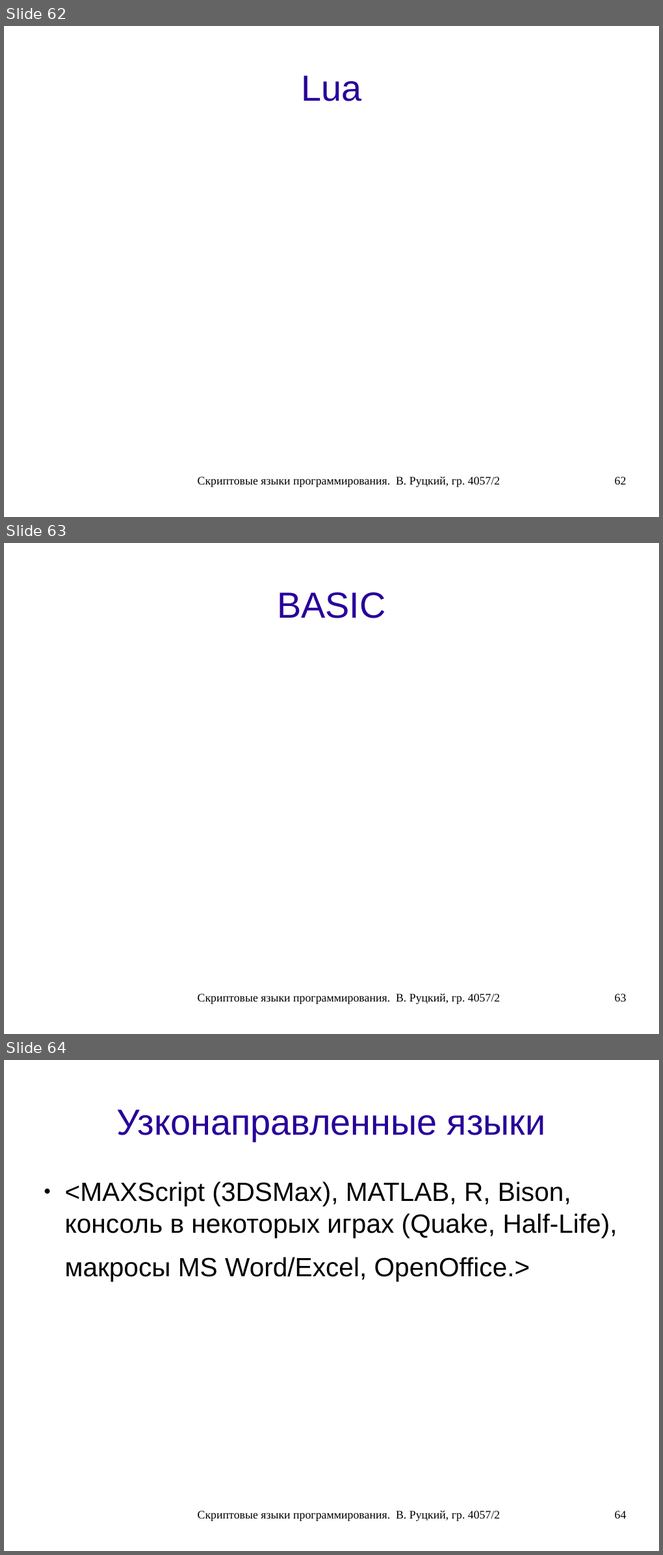
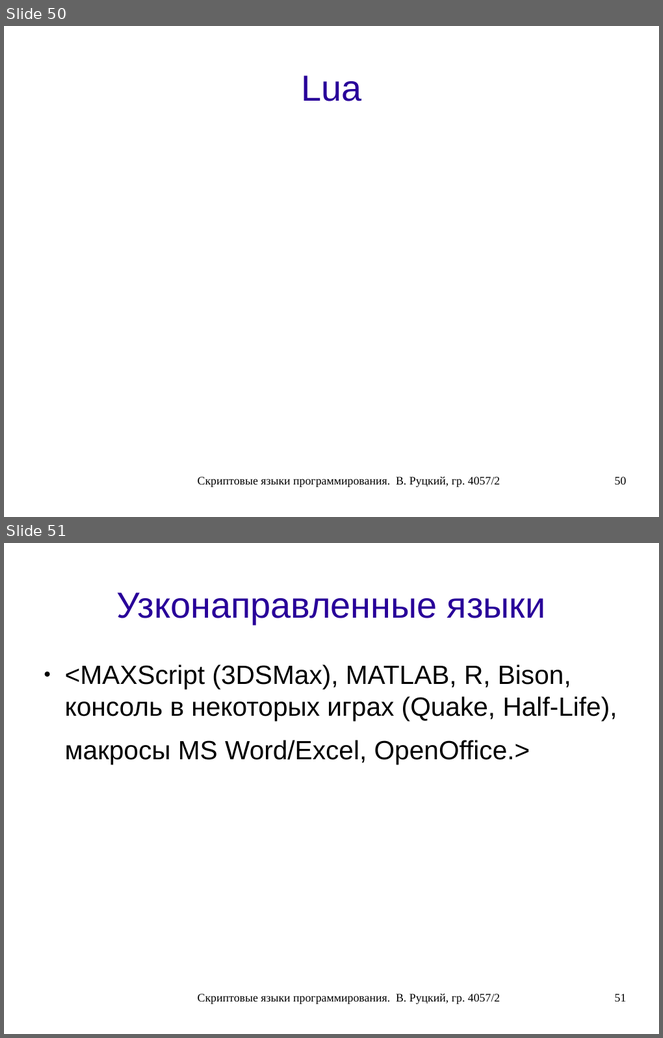
Before and after one commit to rutsky/semester07, a slide deck: Operation_systems/scripting_languages/40572_Rutsky_Scripting_languages.odp. Shown one above the other, each under a label of ours: slides 62, 63 and 64 before the commit, slides 50 and 51 after it. The pictures are 663x1555 and 663x1038 pixels, drawn with LibreOffice and Linux fonts; fonts in the diff are those of the drawing. Boxes give left, top, right and bottom in pixels: in the first picture for what was removed or moved away, otherwise in the second. Text is boxed around its words. In the diff, an @@ line names an element or a change of style, - is before the commit and + after.

```diff
--- a/Operation_systems/scripting_languages/40572_Rutsky_Scripting_languages.odp
+++ b/Operation_systems/scripting_languages/40572_Rutsky_Scripting_languages.odp
@@ slide 63 removed at <box>4,543,659,1034</box>, background #FFFFFF @@
@@ title removed at <box>277,592,386,618</box> @@
-BASIC
@@ text removed at <box>198,993,500,1005</box> @@
-Скриптовые языки программирования. В. Руцкий, гр. 4057/2
@@ page number removed at <box>615,994,627,1002</box> @@
-63
@@ what was slide 62 is now slide 50 @@
@@ page number at <box>615,477,627,485</box>: text changed @@
-62
+50
@@ what was slide 64 is now slide 51 @@
@@ page number at <box>615,994,627,1002</box>: text changed @@
-64
+51
```
Also in this commit, not shown: 7 slides changed, 12 other slides removed.
